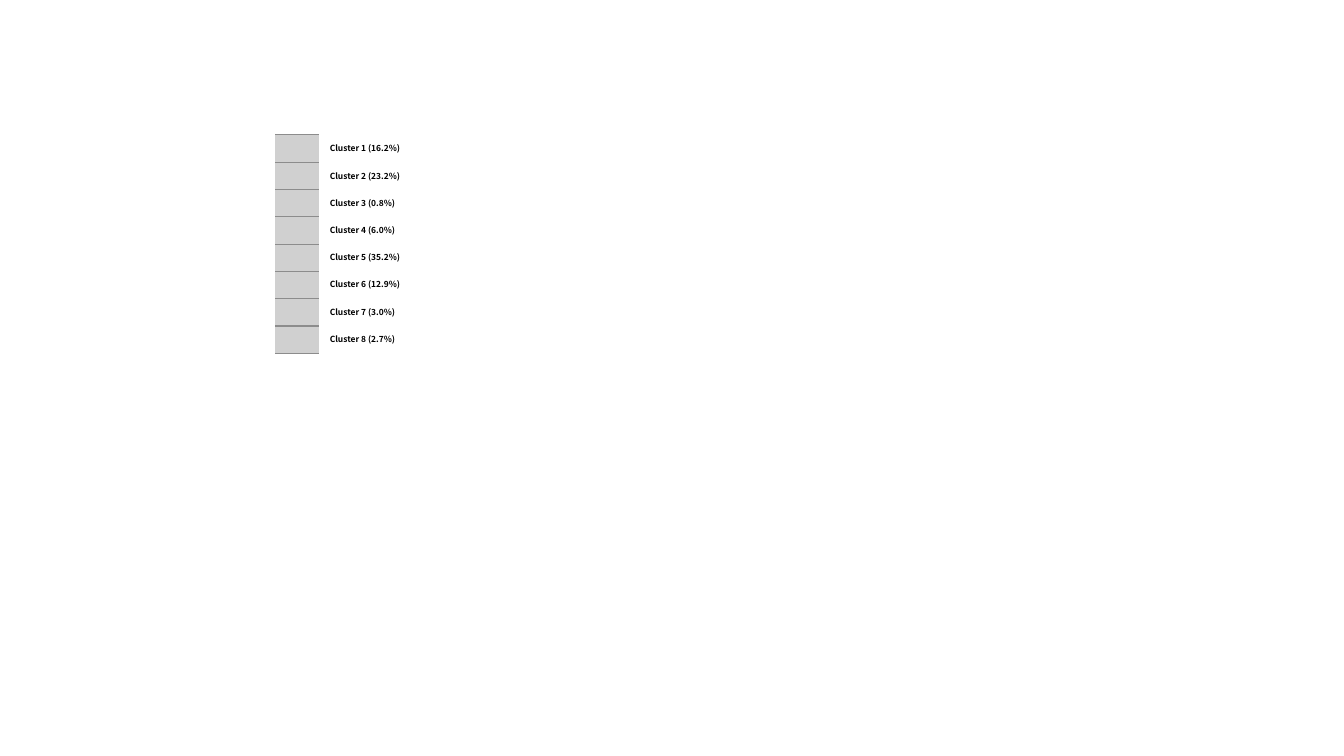
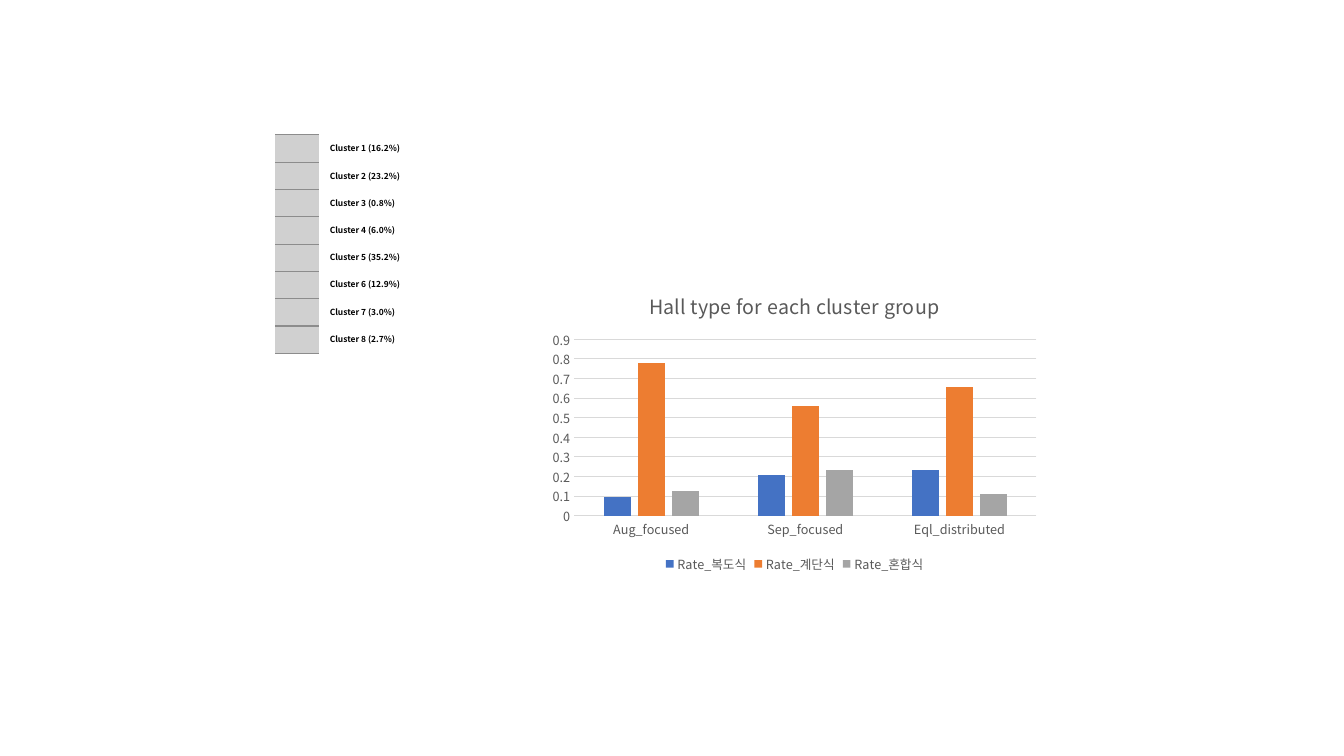
Before and after one commit to swellfish92/Apartment_Clustering, a slide deck: slide 9 of cluster_20210911/논문그림.pptx (slide 7 before the commit). Drawn at 1344x756 pixels with LibreOffice and Linux fonts; fonts in the diff are those of the drawing; grey boxes stand for pictures. Boxes give left, top, right and bottom in pixels: in the first picture for what was removed or moved away, otherwise in the second. Text is boxed around its words. In the diff, an @@ line names an element or a change of style, - is before the commit and + after.

```diff
--- a/cluster_20210911/논문그림.pptx
+++ b/cluster_20210911/논문그림.pptx
@@ column chart added at bbox=[542, 274, 1047, 577] @@
+title "Hall type for each cluster group "
+categories: Aug_focused, Sep_focused, Eql_distributed
+Rate_복도식: 0.1, 0.21, 0.23
+Rate_계단식: 0.78, 0.56, 0.66
+Rate_혼합식: 0.13, 0.23, 0.11
```
Also in this commit, not shown: 4 slides added, 2 other files.
